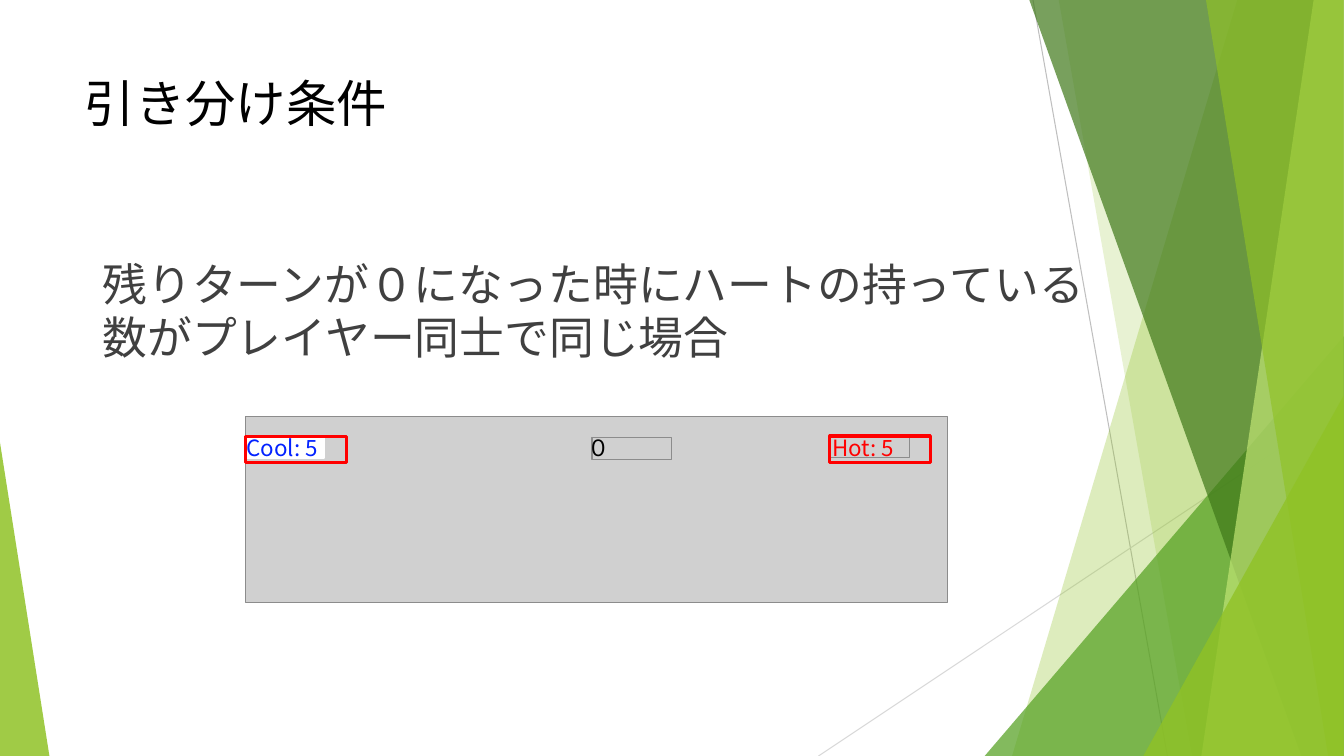
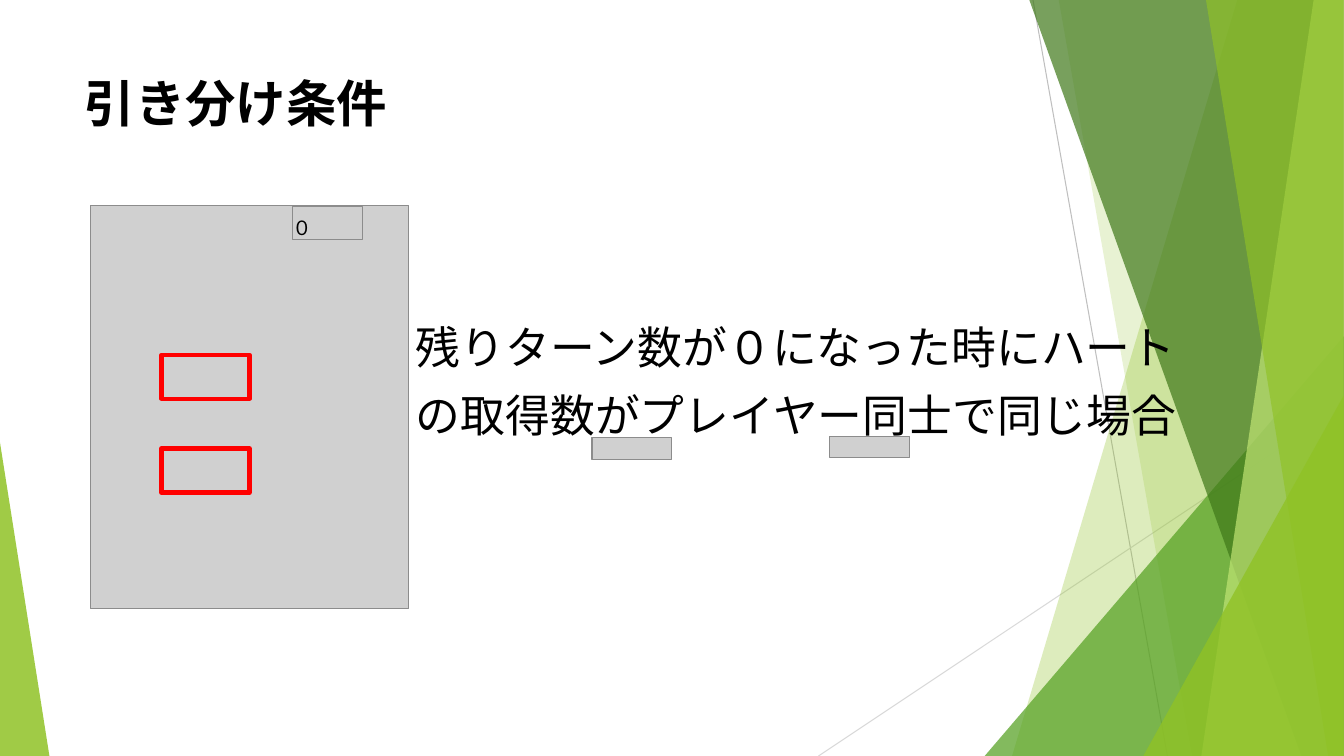
Before and after one commit to noko1024/ChaserDoc, a slide deck: slide 15 of New_U-16.pptx. Drawn at 1344x756 pixels with LibreOffice and Linux fonts; fonts in the diff are those of the drawing; grey boxes stand for pictures. Boxes give left, top, right and bottom in pixels: in the first picture for what was removed or moved away, otherwise in the second. Text is boxed around its words. In the diff, an @@ line names an element or a change of style, - is before the commit and + after.

```diff
--- a/New_U-16.pptx
+++ b/New_U-16.pptx
@@ title "引き分け条件" at [85,79,387,127]: bold on @@
@@ picture added at [91,206,409,609] @@
@@ picture added at [292,207,363,240] @@
@@ text "０": place and size @@
-text "０" at [588,437,610,460]
+text "０" at [293,220,313,240]
@@ text "０" at [293,220,313,240]: size 16 to 14 pt @@
@@ text at [416,319,1177,444]: text changed; text colour #404040 to #000000 @@
-残りターンが０になった時にハートの持っている数がプレイヤー同士で同じ場合
+残りターン数が０になった時にハート
+の取得数がプレイヤー同士で同じ場合
@@ rectangle added at [161,355,249,399], outline #FF0000 3 pt @@
@@ picture removed at [246,416,948,603] @@
@@ rectangle: place and size @@
-rectangle at [246,438,325,458]
+rectangle at [161,449,249,493]
@@ rectangle at [161,449,249,493]: fill #FFFFFF to none; outline #FFFFFF 1.5 pt to #FF0000 3 pt @@
@@ rectangle removed at [246,437,347,463] @@
@@ text removed at [247,434,317,462] @@
-Cool: 5
@@ rectangle removed at [830,437,931,463] @@
@@ text removed at [833,434,894,462] @@
-Hot: 5
```
Also in this commit, not shown: 19 other slides changed.
